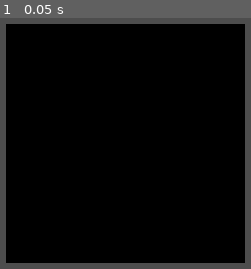
Above: before the commit, frame 1.
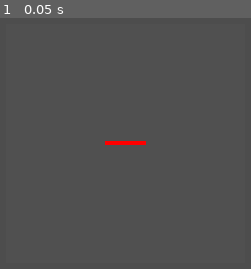
Above: after the commit, the same moment.

Repository: LuGar54/OndesElectroVis
Game: Godot game, scene res://interface.tscn
The game is run twice, just before and just after one commit, with the same random seed, the same clock (stepped at 60 frames per second) and the same inputs.
Inputs:
- Up to frame 1 (0.05 s): no input

The runs differ from the first frame. In frame 1, 91% of the frame differs, in the area x 2-98%, y 2-98%.

Commit message:
moved scripts to folder and created incident and transmitted rays

Diff:
--- /dev/null
+++ b/ondes-electro-vis/IncidentMat.tres
@@ -0,0 +1,6 @@
+[gd_resource type="StandardMaterial3D" format=3 uid="uid://ooc4d83fck1h"]
+
+[resource]
+albedo_color = Color(1, 0, 0, 1)
+emission_enabled = true
+emission = Color(1, 0, 0, 1)
--- /dev/null
+++ b/ondes-electro-vis/TransmittedMat.tres
@@ -0,0 +1,6 @@
+[gd_resource type="StandardMaterial3D" format=3 uid="uid://c3iyn2xnwpnxu"]
+
+[resource]
+albedo_color = Color(0, 1, 0, 1)
+emission_enabled = true
+emission = Color(0, 1, 0, 1)
--- a/ondes-electro-vis/interface.tscn
+++ b/ondes-electro-vis/interface.tscn
@@ -1,8 +1,24 @@
-[gd_scene load_steps=3 format=3 uid="uid://cbg43cvidifpb"]
+[gd_scene load_steps=9 format=3 uid="uid://cbg43cvidifpb"]
 
-[ext_resource type="Script" path="res://camera_controller.gd" id="1_l21o3"]
+[ext_resource type="Script" path="res://scripts/camera_controller.gd" id="1_l21o3"]
+[ext_resource type="Material" uid="uid://ooc4d83fck1h" path="res://IncidentMat.tres" id="2_mrkfb"]
+[ext_resource type="Script" path="res://scripts/transmitted.gd" id="3_ebqh8"]
+[ext_resource type="Material" uid="uid://c3iyn2xnwpnxu" path="res://TransmittedMat.tres" id="3_uux5p"]
+
+[sub_resource type="StandardMaterial3D" id="StandardMaterial3D_quh4h"]
+transparency = 1
+albedo_color = Color(1, 1, 1, 0.784314)
+emission_enabled = true
+emission = Color(0.314316, 0.314316, 0.314316, 1)
 
 [sub_resource type="BoxMesh" id="BoxMesh_q48vr"]
+material = SubResource("StandardMaterial3D_quh4h")
+
+[sub_resource type="BoxMesh" id="BoxMesh_n65bb"]
+material = ExtResource("2_mrkfb")
+
+[sub_resource type="BoxMesh" id="BoxMesh_6yjg2"]
+material = ExtResource("3_uux5p")
 
 [node name="Node3D" type="Node3D"]
 
@@ -19,3 +35,16 @@
 
 [node name="Camera3D" type="Camera3D" parent="CameraController/vertical"]
 transform = Transform3D(1, 0, 0, 0, 1, 0, 0, 0, 1, 0, 0, 12.3103)
+
+[node name="Incident" type="Node3D" parent="."]
+
+[node name="MeshInstance3D" type="MeshInstance3D" parent="Incident"]
+transform = Transform3D(1, 0, 0, 0, 0.1, 0, 0, 0, 5, 0, 0, 2.5)
+mesh = SubResource("BoxMesh_n65bb")
+
+[node name="Transmitted" type="Node3D" parent="."]
+script = ExtResource("3_ebqh8")
+
+[node name="MeshInstance3D" type="MeshInstance3D" parent="Transmitted"]
+transform = Transform3D(1, 0, 0, 0, 0.1, 0, 0, 0, 5, 0, 0, -2.5)
+mesh = SubResource("BoxMesh_6yjg2")
--- /dev/null
+++ b/ondes-electro-vis/scripts/transmitted.gd
@@ -0,0 +1,11 @@
+extends Node3D
+
+
+# Called when the node enters the scene tree for the first time.
+func _ready() -> void:
+	pass # Replace with function body.
+
+
+# Called every frame. 'delta' is the elapsed time since the previous frame.
+func _process(delta: float) -> void:
+	pass
Renamed: ondes-electro-vis/camera_controller.gd -> ondes-electro-vis/scripts/camera_controller.gd
